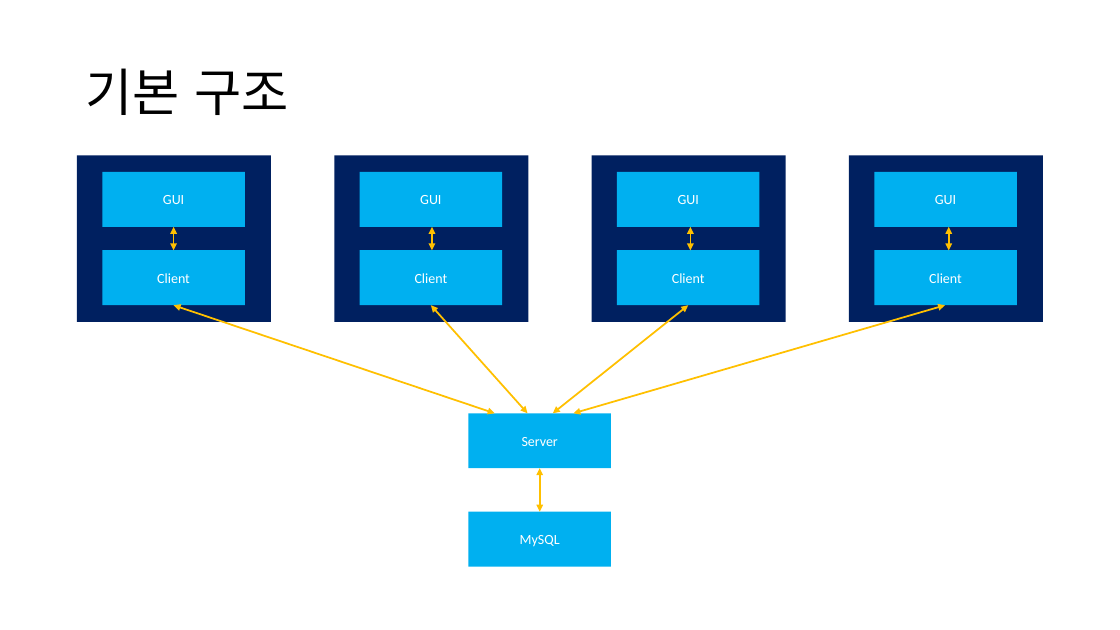
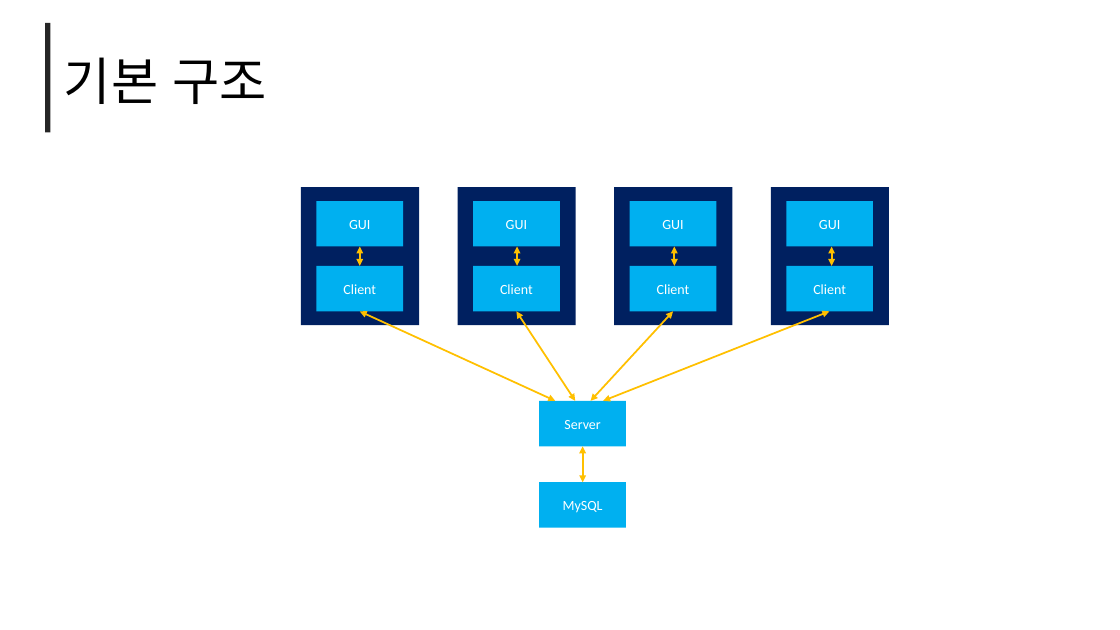
Before and after one commit to skyofsora/AutoSyncTableGUI, a slide deck: slide 4 of Java Portfolio.pptx (slide 2 before the commit). Drawn at 1120x630 pixels with LibreOffice and Linux fonts; fonts in the diff are those of the drawing. Boxes give left, top, right and bottom in pixels: in the first picture for what was removed or moved away, otherwise in the second. Text is boxed around its words. In the diff, an @@ line names an element or a change of style, - is before the commit and + after.

```diff
--- a/Java Portfolio.pptx
+++ b/Java Portfolio.pptx
@@ rectangle added at bbox=[45, 23, 50, 132], fill #262626 @@
@@ title "기본 구조": place and size @@
-title "기본 구조" at bbox=[85, 68, 288, 115]
+title "기본 구조" at bbox=[64, 57, 267, 104]
@@ rectangle: place and size @@
-rectangle at bbox=[77, 155, 271, 322]
+rectangle at bbox=[301, 187, 419, 325]
@@ rectangle "GUI": place and size @@
-rectangle "GUI" at bbox=[103, 172, 245, 227]
+rectangle "GUI" at bbox=[317, 201, 403, 246]
@@ rectangle: place and size @@
-rectangle at bbox=[334, 155, 528, 322]
+rectangle at bbox=[458, 187, 576, 325]
@@ rectangle "GUI": place and size @@
-rectangle "GUI" at bbox=[360, 172, 502, 227]
+rectangle "GUI" at bbox=[473, 201, 560, 246]
@@ rectangle: place and size @@
-rectangle at bbox=[592, 155, 786, 322]
+rectangle at bbox=[614, 187, 733, 325]
@@ rectangle "GUI": place and size @@
-rectangle "GUI" at bbox=[617, 172, 760, 227]
+rectangle "GUI" at bbox=[630, 201, 717, 246]
@@ rectangle: place and size @@
-rectangle at bbox=[849, 155, 1044, 322]
+rectangle at bbox=[771, 187, 890, 325]
@@ rectangle "GUI": place and size @@
-rectangle "GUI" at bbox=[875, 172, 1017, 227]
+rectangle "GUI" at bbox=[786, 201, 873, 246]
@@ rectangle "Client": place and size @@
-rectangle "Client" at bbox=[103, 250, 245, 305]
+rectangle "Client" at bbox=[317, 266, 403, 312]
@@ double arrow moved from (174, 227) - (174, 250) to (360, 246) - (360, 266) @@
@@ rectangle "Client": place and size @@
-rectangle "Client" at bbox=[360, 250, 502, 305]
+rectangle "Client" at bbox=[473, 266, 560, 312]
@@ double arrow moved from (432, 227) - (432, 250) to (518, 246) - (518, 266) @@
@@ rectangle "Client": place and size @@
-rectangle "Client" at bbox=[617, 250, 760, 305]
+rectangle "Client" at bbox=[630, 266, 717, 312]
@@ double arrow moved from (691, 227) - (691, 250) to (675, 246) - (675, 266) @@
@@ rectangle "Client": place and size @@
-rectangle "Client" at bbox=[875, 250, 1017, 305]
+rectangle "Client" at bbox=[786, 266, 873, 312]
@@ double arrow moved from (949, 227) - (949, 250) to (832, 246) - (832, 266) @@
@@ double arrow moved from (174, 305) - (495, 413) to (360, 312) - (555, 401) @@
@@ double arrow moved from (431, 305) - (528, 413) to (517, 312) - (576, 401) @@
@@ double arrow moved from (688, 305) - (553, 413) to (673, 312) - (591, 401) @@
@@ double arrow moved from (945, 305) - (574, 413) to (829, 312) - (603, 401) @@
@@ rectangle "Server": place and size @@
-rectangle "Server" at bbox=[469, 413, 612, 468]
+rectangle "Server" at bbox=[539, 401, 626, 446]
@@ double arrow moved from (540, 468) - (540, 512) to (583, 446) - (583, 482) @@
@@ rectangle "MySQL": place and size @@
-rectangle "MySQL" at bbox=[469, 512, 612, 566]
+rectangle "MySQL" at bbox=[539, 482, 626, 528]
```
Also in this commit, not shown: 1 other slide changed, 2 slides added.
